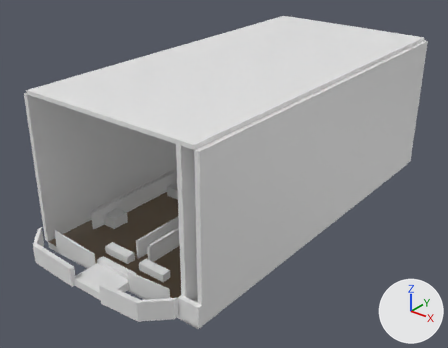
An edit to the Blender file assets/src/dragonwar.blend, drawn before and after from the same camera.
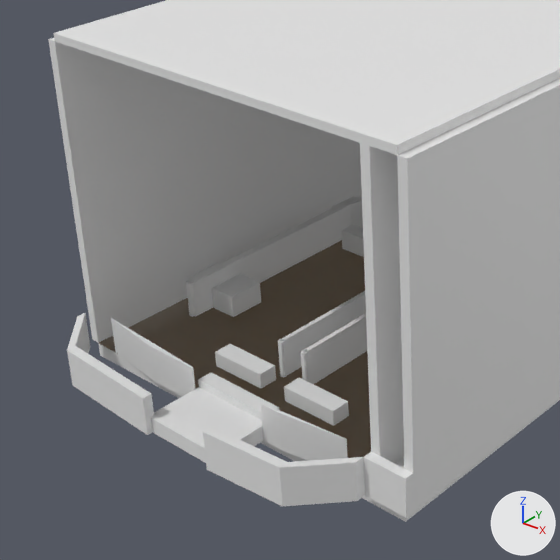
Each version appears first whole from a camera (50 mm lens) standing at (1.217, -0.79, 0.862) and looking at (0.242, 0.429, 0.106), and next in a close-up on the part from 0% to 61% of the width and 21% to 100% of the height. Every picture has the same lights, and +X, +Y and +Z are marked at lower right. The first two pictures are the older version.

Names of what the first close-up shows: 'col_channel_l_2', 'col_channel_r_1', 'col_channel_r_2', 'col_glass', 'col_guide_divider_l', 'col_wall_bottom_l', 'col_wall_bottom_r', 'col_wall_lane', 'col_wall_left', 'col_wall_right', 'sw_drain', 'vis_playfield' and 20 more.
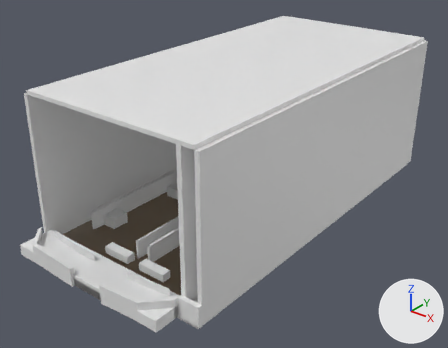
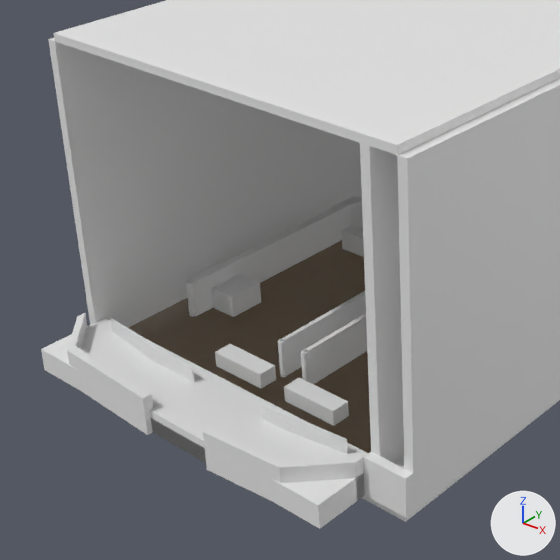
What differs and where, as boxes (x1, y1, x2, y2) in the close-ups (560 x 560 px):
'sw_drain', reshaped: before (198, 372, 279, 420); after (41, 318, 368, 529)

The edits, one by one:
me_sw_drain is used by ob_sw_drain; parent ob_playfield_root; location (0.0, 0.0, 0.0).
me_sw_drain had 8 vertices, 6 faces and spanned x 0.2..0.3144, y -0.005..0.015, z 0.0..0.03.
me_sw_drain now has 8 vertices, 6 faces and spans x 0.0..0.4684, y -0.08..0.015, z 0.0..0.03.
Part 1, on me_sw_drain:
Vertex 0 of me_sw_drain moves from (0.2, -0.005, 0.0) to (0.0, -0.08, 0.0) at pixel (44, 369).
Vertex 1 of me_sw_drain moves from (0.3144, -0.005, 0.0) to (0.4684, -0.08, 0.0) at pixel (319, 528).
Vertex 2 of me_sw_drain moves from (0.3144, 0.015, 0.0) to (0.4684, 0.015, 0.0).
Vertex 3 of me_sw_drain moves from (0.2, 0.015, 0.0) to (0.0, 0.015, 0.0).
Vertex 4 of me_sw_drain moves from (0.2, -0.005, 0.03) at pixel (198, 379) to (0.0, -0.08, 0.03) at pixel (40, 349).
Vertex 5 of me_sw_drain moves from (0.3144, -0.005, 0.03) to (0.4684, -0.08, 0.03) at pixel (318, 505).
Vertex 6 of me_sw_drain moves from (0.3144, 0.015, 0.03) at pixel (279, 407) to (0.4684, 0.015, 0.03).
Vertex 7 of me_sw_drain moves from (0.2, 0.015, 0.03) at pixel (211, 372) to (0.0, 0.015, 0.03) at pixel (105, 317).
